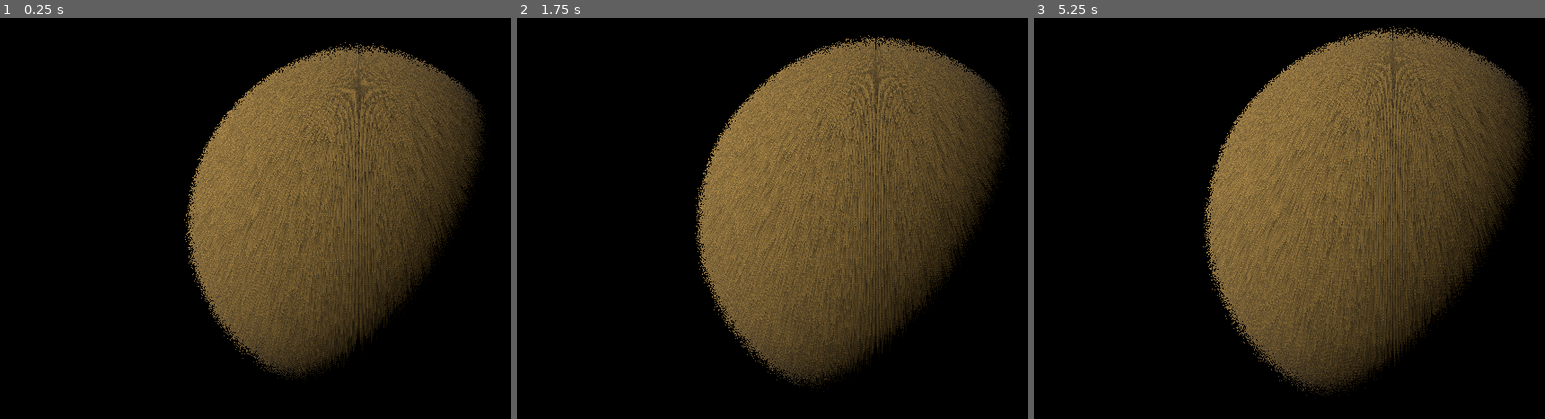
Above: before the commit, frames 1-3 (left to right).
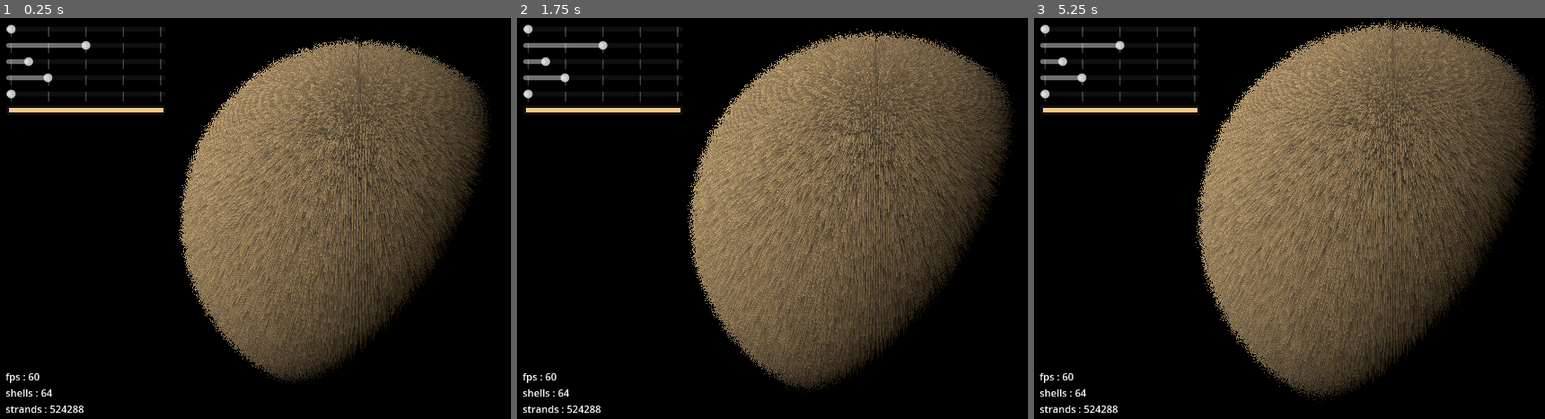
Above: after the commit, the same moments.

Repository: Leroymilo/Furry-ball
Game: Godot game, scene res://main.tscn
The game is run twice, just before and just after one commit, with the same random seed, the same clock (stepped at 60 frames per second) and the same inputs.
Inputs (mouse positions are in pixels of both pictures, inside the frame that each line leads up to):
- Up to frame 1 (0.25 s): no input
- Up to frame 2 (1.75 s): tap Enter at 0.5 s; move the mouse to (outside the picture) at 0.52 s; right-click (outside the picture) at 0.6 s; click (outside the picture) at 0.8 s; tap Space (reset) at 1.25 s; move the mouse to (731, 238) at 1.27 s; click (731, 238) at 1.35 s; tap Mouse wheel up (zoom_in) at 1.55 s
- Up to frame 3 (5.25 s): tap Space (reset) at 2, 2.75, 3.5, 4.15, 4.25 s; move the mouse to (1463, 130) at 2.02 s; tap Mouse wheel up (zoom_in) at 2.1, 4.55, 5.1 s; tap Mouse wheel down (zoom_out) at 2.3, 2.85 s; move the mouse to (1355, 298) at 2.77 s; right-click (1355, 298) at 3.05 s; move the mouse to (outside the picture) at 3.52 s; right-click (outside the picture) at 3.6 s; click (outside the picture) at 3.8 s; move the mouse to (1177, 158) at 4.27 s; click (1177, 158) at 4.35 s; move the mouse to (1427, 218) at 5.02 s

The runs differ from the first frame. In frame 1, 20% of the frame differs, in the area x 1-97%, y 1-99%; in frame 2, 22%; in frame 3, 24%, in the area x 1-99%, y 0-99%.

Commit message:
generalized movement and added sliders

Diff:
--- /dev/null
+++ b/global.gd
@@ -0,0 +1,48 @@
+extends Node3D
+
+const SENS = 0.01
+const MINDIST = 2
+const MAXDIST = 10
+var dist = 5
+
+func _ready():
+	$CameraNode/Camera3D.position = Vector3(0, 0, dist)
+	reset()
+
+func reset():
+		$Sphere.position = Vector3.ZERO
+		$Sphere.rotation = Vector3.ZERO
+
+		$HUD/ShellNbSlider.set_value(64)
+		$Sphere._on_shell_nb_changed(64)
+		$HUD/StiffnessSlider.set_value(0)
+		$Sphere._on_stiffness_changed(0)
+		$HUD/TimeSlider.set_value(10)
+		$Sphere._on_time_changed(10)
+		$HUD/DensitySlider.set_value(512)
+		$Sphere._on_density_changed(512)
+		$HUD/LengthSlider.set_value(0.2)
+		$Sphere._on_length_changed(0.2)
+		$HUD/ColorPickerButton.color = Color("#f2c98a")
+		$Sphere._on_color_changed(Color("#f2c98a"))
+
+func _input(event):
+
+	if event.is_action("zoom_in"):
+		dist -= 0.1
+
+	if event.is_action("zoom_out"):
+		dist += 0.1
+
+	if event.is_action_pressed("reset"):
+		reset()
+
+	dist = clamp(dist, MINDIST, MAXDIST)
+	$CameraNode/Camera3D.position = Vector3(0, 0, dist)
+
+func _process(delta):
+	var text = "fps : " + str(snapped(1/delta, 0.001))
+	text += "\nshells : " + str($HUD/ShellNbSlider.value)
+	text += "\nstrands : " + str(2 * $HUD/DensitySlider.value ** 2)
+
+	$HUD/Info.text = text
--- a/main.tscn
+++ b/main.tscn
@@ -1,11 +1,11 @@
 [gd_scene load_steps=4 format=3 uid="uid://cdfujebesprfe"]
 
-[ext_resource type="Script" path="res://zoom.gd" id="1_kah6v"]
+[ext_resource type="Script" path="res://global.gd" id="1_jkigb"]
 [ext_resource type="PackedScene" uid="uid://c74iukkj7fow3" path="res://sphere.tscn" id="1_vcban"]
 [ext_resource type="PackedScene" uid="uid://ch47fjs5gsa7n" path="res://skybox.tscn" id="2_ljohk"]
 
 [node name="Node3D" type="Node3D"]
-script = ExtResource("1_kah6v")
+script = ExtResource("1_jkigb")
 
 [node name="Sphere" parent="." instance=ExtResource("1_vcban")]
 
@@ -18,3 +18,107 @@
 
 [node name="Camera3D" type="Camera3D" parent="CameraNode"]
 fov = 30.0
+
+[node name="HUD" type="Node2D" parent="."]
+
+[node name="CameraControlButton" type="Button" parent="HUD"]
+modulate = Color(1, 1, 1, 0)
+self_modulate = Color(1, 1, 1, 0)
+offset_right = 1152.0
+offset_bottom = 648.0
+focus_mode = 1
+action_mode = 0
+button_mask = 3
+
+[node name="StiffnessSlider" type="HSlider" parent="HUD"]
+offset_left = 10.0
+offset_top = 10.0
+offset_right = 266.0
+offset_bottom = 26.0
+tooltip_text = "Strand Stiffness"
+max_value = 1.0
+step = 0.01
+tick_count = 5
+ticks_on_borders = true
+
+[node name="TimeSlider" type="HSlider" parent="HUD"]
+offset_left = 10.0
+offset_top = 36.0
+offset_right = 266.0
+offset_bottom = 52.0
+tooltip_text = "Time Speed (middle is normal)"
+min_value = 1.0
+value = 10.0
+exp_edit = true
+tick_count = 5
+ticks_on_borders = true
+
+[node name="ShellNbSlider" type="HSlider" parent="HUD"]
+offset_left = 10.0
+offset_top = 62.0
+offset_right = 266.0
+offset_bottom = 78.0
+tooltip_text = "Shell Number (WIP)"
+min_value = 4.0
+max_value = 512.0
+value = 64.0
+rounded = true
+tick_count = 5
+ticks_on_borders = true
+
+[node name="DensitySlider" type="HSlider" parent="HUD"]
+offset_left = 10.0
+offset_top = 88.0
+offset_right = 266.0
+offset_bottom = 104.0
+tooltip_text = "Fur Density"
+min_value = 4.0
+max_value = 2048.0
+value = 512.0
+rounded = true
+tick_count = 5
+ticks_on_borders = true
+
+[node name="LengthSlider" type="HSlider" parent="HUD"]
+offset_left = 10.0
+offset_top = 114.0
+offset_right = 266.0
+offset_bottom = 130.0
+tooltip_text = "Fur Length"
+min_value = 0.2
+max_value = 2.0
+step = 0.01
+value = 0.2
+tick_count = 5
+ticks_on_borders = true
+
+[node name="ColorPickerButton" type="ColorPickerButton" parent="HUD"]
+offset_left = 10.0
+offset_top = 140.0
+offset_right = 266.0
+offset_bottom = 156.0
+tooltip_text = "Base fur color"
+theme_override_colors/font_color = Color(0, 0, 0, 1)
+color = Color(0.94902, 0.788235, 0.541176, 1)
+edit_alpha = false
+
+[node name="Info" type="Label" parent="HUD"]
+offset_left = 9.0
+offset_top = 511.0
+offset_right = 265.0
+offset_bottom = 639.0
+vertical_alignment = 2
+
+[connection signal="focus_entered" from="HUD/CameraControlButton" to="Sphere" method="enable_camera_controls"]
+[connection signal="focus_entered" from="HUD/StiffnessSlider" to="Sphere" method="disable_camera_controls"]
+[connection signal="value_changed" from="HUD/StiffnessSlider" to="Sphere" method="_on_stiffness_changed"]
+[connection signal="focus_entered" from="HUD/TimeSlider" to="Sphere" method="disable_camera_controls"]
+[connection signal="value_changed" from="HUD/TimeSlider" to="Sphere" method="_on_time_changed"]
+[connection signal="focus_entered" from="HUD/ShellNbSlider" to="Sphere" method="disable_camera_controls"]
+[connection signal="value_changed" from="HUD/ShellNbSlider" to="Sphere" method="_on_shell_nb_changed"]
+[connection signal="focus_entered" from="HUD/DensitySlider" to="Sphere" method="disable_camera_controls"]
+[connection signal="value_changed" from="HUD/DensitySlider" to="Sphere" method="_on_density_changed"]
+[connection signal="focus_entered" from="HUD/LengthSlider" to="Sphere" method="disable_camera_controls"]
+[connection signal="value_changed" from="HUD/LengthSlider" to="Sphere" method="_on_length_changed"]
+[connection signal="color_changed" from="HUD/ColorPickerButton" to="Sphere" method="_on_color_changed"]
+[connection signal="focus_entered" from="HUD/ColorPickerButton" to="Sphere" method="disable_camera_controls"]
--- a/project.godot
+++ b/project.godot
@@ -14,6 +14,10 @@
 run/main_scene="res://main.tscn"
 config/features=PackedStringArray("4.1", "Forward Plus")
 config/icon="res://icon.svg"
+
+[filesystem]
+
+import/blender/enabled=false
 
 [input]
 
--- a/sphere.gd
+++ b/sphere.gd
@@ -1,80 +1,138 @@
 extends StaticBody3D
 
+# Preloads
 var shader = preload("res://sphere.gdshader")
+var mesh: SphereMesh
 
-const SHELL_NB = 64
+# Parameters
+var SHELL_NB: int = 0
+var K: float		# movement persistance parameter
+var STIFF: float	# strand stiffness
+var L: float		# length
+var DENSITY: int
+var base_color: Color
+
+# Init
 var shells: Array[MeshInstance3D] = []
 
-const SENS = 0.01
+# Controls
+var hud_focused = false
 var rotating = false
 var moving = false
 
-var rot_del = 0
-var rot_intensity = 0
+# Physics
+var prev_transf = Transform3D()
+var del_transf = Transform3D()
 
-var disp = Vector3.ZERO
-var inst_disp = Vector3.ZERO
+func add_shell():
+	var i = shells.size()
+	var shell = MeshInstance3D.new()
+	shell.name = "shell" + str(i)
+	shell.sorting_offset = i
+	shell.mesh = mesh
 
-# Called when the node enters the scene tree for the first time.
+	var material = ShaderMaterial.new()
+	material.shader = shader
+	shell.set_surface_override_material(0, material)
+
+	shells.append(shell)
+	self.add_child(shell)
+	SHELL_NB += 1
+
+func remove_shell():
+	var shell: MeshInstance3D = shells.pop_back()
+	remove_child(get_node(shell.get_path()))
+	SHELL_NB -= 1
+
+func update_shell_H():
+	for i in range(SHELL_NB):
+		var material: ShaderMaterial = shells[i].get_surface_override_material(0)
+		material.set_shader_parameter("H", float(i) / SHELL_NB)
+	return
+
+# Setups the shells for the first time, to call after setting parameters
 func _ready():
-	for i in range(SHELL_NB):
-		var shell = MeshInstance3D.new()
-		shell.name = "shell" + str(i)
-		shell.sorting_offset = i
+	mesh = SphereMesh.new()
+	mesh.radius = 1
+	mesh.height = 2
 
-		var mesh = SphereMesh.new()
-		mesh.radius = 1
-		mesh.height = 2
-		shell.mesh = mesh
-
-		var material = ShaderMaterial.new()
-		material.shader = shader
-		material.set_shader_parameter("H", float(i)/SHELL_NB)
-		shell.set_surface_override_material(0, material)
-
-		shells.append(shell)
-		self.add_child(shell)
-
-func add_displacement(disp: Vector3):
-	inst_disp += to_local(disp + transform.origin)
+	prev_transf = Transform3D(transform)
 
 func _physics_process(delta):
-	disp = disp * exp(-delta) + inst_disp
-	inst_disp = Vector3.ZERO
+	del_transf = del_transf.interpolate_with(Transform3D(), 1 - exp(-K*delta))
+	del_transf *= transform.inverse() * prev_transf
 
-	rotate_y(rot_del * SENS)
-	rot_intensity = rot_intensity * exp(-delta) + 0.0001 * rot_del / delta
-	rot_del = 0
+	prev_transf = Transform3D(transform)
 
-	update_shader(delta)
+	update_shader()
+
+func clamp_pos():
+	position.x = clamp(position.x, -4, 4)
+	position.y = clamp(position.y, -2, 2)
 
 func _input(event):
+	if hud_focused: return
+
 	if event.is_action("rotate"):
 		rotating = event.pressed
 
 	if event is InputEventMouseMotion and rotating:
-		rot_del += event.relative.x / 2
+		global_rotate(Vector3.UP, event.relative.x / 200)
+		global_rotate(Vector3.RIGHT, event.relative.y / 200)
 
 	if event.is_action("move"):
 		moving = event.pressed
 
 	if event is InputEventMouseMotion and moving:
-		var cur_pos = Vector3(position)
-		var v2 = event.relative * 0.005
+		var v2 = event.relative / 200
 		var v3 = Vector3(v2.x, -v2.y, 0)
 		self.global_translate(v3)
-		# TODO : clamp pos
-		add_displacement(cur_pos - position)
+		clamp_pos()
 
-	if event.is_action_pressed("reset"):
-		position = Vector3.ZERO
-		rotation = Vector3.ZERO
+func update_shader():
+	# gravity
+	var grav = to_local(transform.origin - 0.5 * Vector3.UP)
 
-func update_shader(delta):
-	var full_disp = (disp - Vector3.UP).normalized()
-	#gravity
+	# stiffness
+	var final_transf = del_transf.translated_local(grav)
+	final_transf = final_transf.interpolate_with(Transform3D(), STIFF)
 
 	for shell in shells:
 		var material: ShaderMaterial = shell.get_surface_override_material(0)
-		material.set_shader_parameter("displacement", full_disp)
-		material.set_shader_parameter("rot_intensity", rot_intensity)
+		material.set_shader_parameter("L", L)
+		material.set_shader_parameter("DENSITY", DENSITY)
+		material.set_shader_parameter("base_color", base_color)
+		material.set_shader_parameter("del_transf", final_transf)
+
+
+func _on_stiffness_changed(value):
+	STIFF = value
+
+func _on_shell_nb_changed(value):
+	if value == SHELL_NB: return
+
+	while len(shells) < value:
+		add_shell()
+
+	while len(shells) > value:
+		remove_shell()
+
+	update_shell_H()
+
+func _on_time_changed(value):
+	K = value
+
+func _on_color_changed(color):
+	base_color = color
+
+func _on_density_changed(value):
+	DENSITY = value
+
+func _on_length_changed(value):
+	L = value
+
+func enable_camera_controls():
+	hud_focused = false
+
+func disable_camera_controls():
+	hud_focused = true
--- a/sphere.gdshader
+++ b/sphere.gdshader
@@ -1,12 +1,20 @@
 shader_type spatial;
 
+// Aesthetics parameters
+uniform float L = 0.4;								// strand length
+uniform float DENSITY = 512.f;						// hair density
+uniform vec3 base_color = vec3(0.83, 0.65, 0.31);	// base color
+
+// Required parameters
 uniform float H;
-uniform vec3 displacement;
-uniform float rot_intensity;
-uniform float DENSITY = 512.f;
-uniform vec3 base_color = vec3(0.83, 0.65, 0.31);
+// shell layer
+uniform mat4 del_transf;
+// movement transform (with inverse exponential persistence)
 
-float hash(uint n) {
+float hash(vec2 v) {
+	vec2 iUV = floor(v * DENSITY);
+	uint n = uint(iUV.x + DENSITY * iUV.y);
+
 	// integer hash copied from Hugo Elias
 	n = (n << 13U) ^ n;
 	n = n * (n * n * 15731U + 789221U) + 1376312589U;
@@ -14,25 +22,25 @@
 }
 
 void vertex() {
-	// Rotational displacement :
-	float loc_rot_int = length(VERTEX.xz) * rot_intensity;
-	vec3 rot_dir = cross(NORMAL, vec3(0, 1.f, 0));
+	// Applying fake physics
+	vec3 tip = VERTEX + L * NORMAL;
+	vec3 displacement = (del_transf * vec4(tip, 1)).xyz - tip;
+	vec3 delta = normalize(NORMAL + H * displacement);
 
-	vec3 deltaV = NORMAL + H * (displacement + rot_dir * loc_rot_int);
-	VERTEX += 0.2 * H * normalize(deltaV);
+	// Avoiding clipping at high rotation speed (doesn't work as expected)
+	float proj = dot(delta, NORMAL);
+	delta = delta + NORMAL * (1.f - proj);
+
+	VERTEX += L * sqrt(H) * normalize(delta);
+
+	// To enforce circular strands on the equator (instead of ellipsises)
 	UV = vec2(2.f, 1.f) * UV;
 }
 
 void fragment() {
-	vec2 iUV = floor(UV * DENSITY);
-
 	vec2 loc_space = fract(UV * DENSITY) * 2.f - 1.f;
 
-	ALBEDO = vec3(loc_space, 0);
-
-	uint seed = uint(iUV.x + DENSITY * iUV.y);
-
-	float rand = hash(seed);
+	float rand = hash(UV);
 	float p = (1.f - H / rand);
 
 	if (length(loc_space) < 2.f * p ) {
--- a/sphere.tscn
+++ b/sphere.tscn
@@ -13,7 +13,11 @@
 [sub_resource type="ShaderMaterial" id="ShaderMaterial_4o2c4"]
 render_priority = 0
 shader = ExtResource("1_d3t7a")
+shader_parameter/L = 0.4
+shader_parameter/DENSITY = 512.0
+shader_parameter/base_color = Vector3(0.83, 0.65, 0.31)
 shader_parameter/H = null
+shader_parameter/del_transf = null
 
 [node name="Node3D" type="StaticBody3D"]
 script = ExtResource("1_lwtch")
--- a/zoom.gd
+++ /dev/null
@@ -1,21 +0,0 @@
-extends Node3D
-
-const SENS = 0.01
-var moving = false
-const MINDIST = 2
-const MAXDIST = 5
-var dist = 5
-
-func _ready():
-	$CameraNode/Camera3D.position = Vector3(0, 0, dist)
-
-func _input(event):
-
-	if event.is_action("zoom_in"):
-		dist -= 0.1
-
-	if event.is_action("zoom_out"):
-		dist += 0.1
-
-	dist = clamp(dist, MINDIST, MAXDIST)
-	$CameraNode/Camera3D.position = Vector3(0, 0, dist)
Not shown, changed: export_presets.cfg
Not shown, added: README.md
